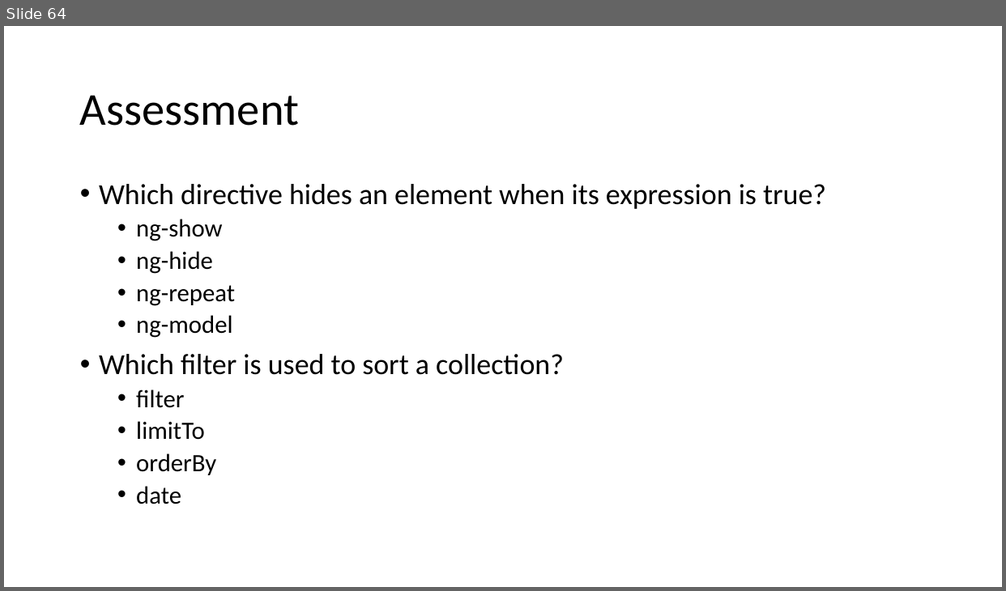
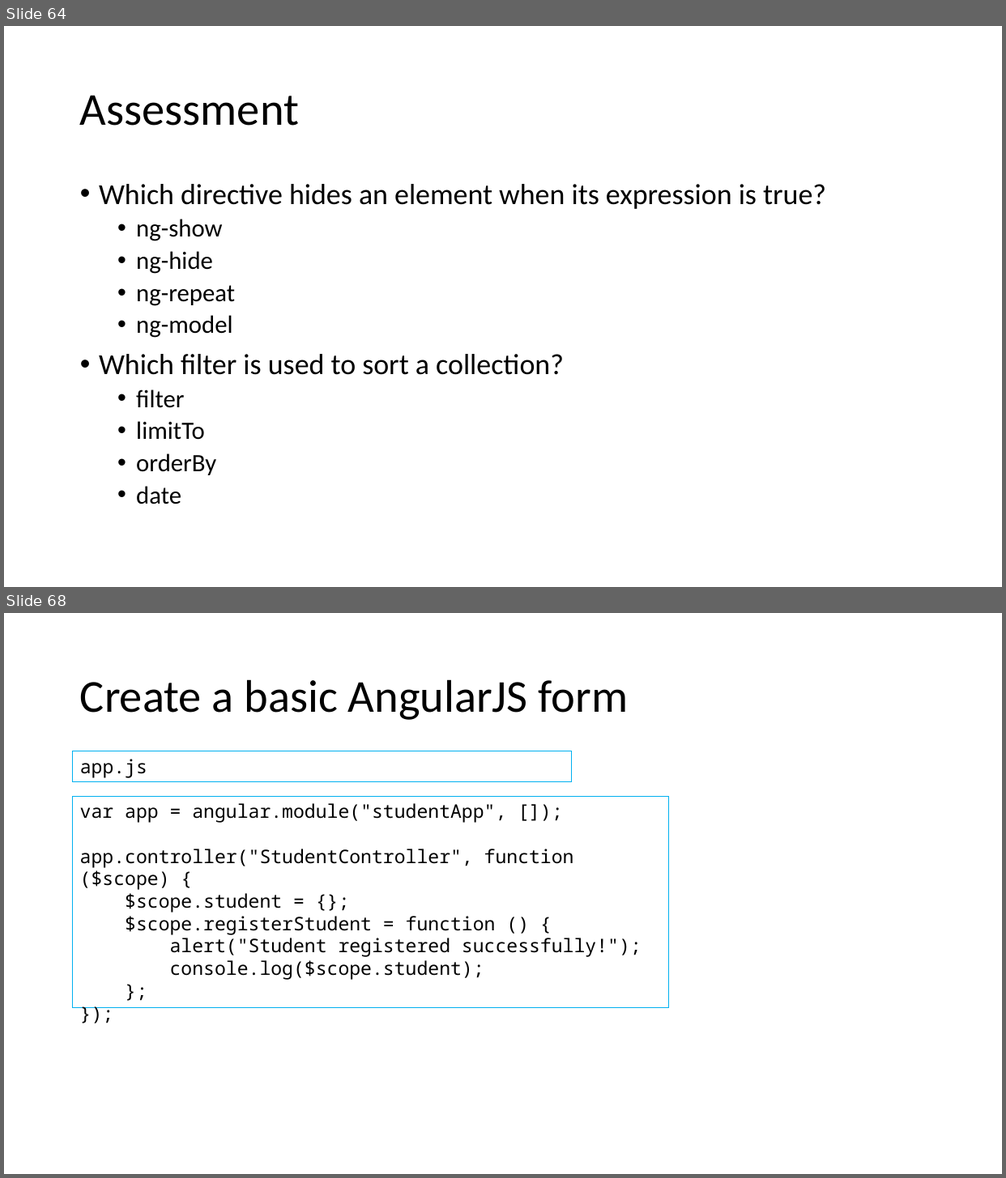
Before and after one commit to vivek-gohil/MIT, a slide deck: Angular JS.pptx. Shown one above the other, each under a label of ours: slide 64 before the commit, slides 64 and 68 after it; the slides between them are not shown. The pictures are 1006x591 and 1006x1178 pixels, drawn with LibreOffice and Linux fonts; fonts in the diff are those of the drawing. Boxes give left, top, right and bottom in pixels: in the first picture for what was removed or moved away, otherwise in the second. Text is boxed around its words. In the diff, an @@ line names an element or a change of style, - is before the commit and + after.

```diff
--- a/Angular JS.pptx
+++ b/Angular JS.pptx
@@ slide 68 added at box(4, 613, 1002, 1174), background #FFFFFF @@
@@ title added at box(80, 679, 628, 720), 44 pt, text #000000 @@
+Create a basic AngularJS form
@@ rectangle added at box(73, 752, 572, 781), outline #00B0F0 0.75 pt, 18 pt, text #000000 @@
+app.js
@@ rectangle added at box(73, 796, 669, 1008), outline #00B0F0 0.75 pt, 18 pt, text #000000 @@
+var app = angular.module("studentApp", []);
+app.controller("StudentController", function ($scope) {
+$scope.student = {};
+$scope.registerStudent = function () {
+alert("Student registered successfully!");
+console.log($scope.student);
+};
+});
```
Also in this commit, not shown: 2 slides changed, 24 other slides added.
